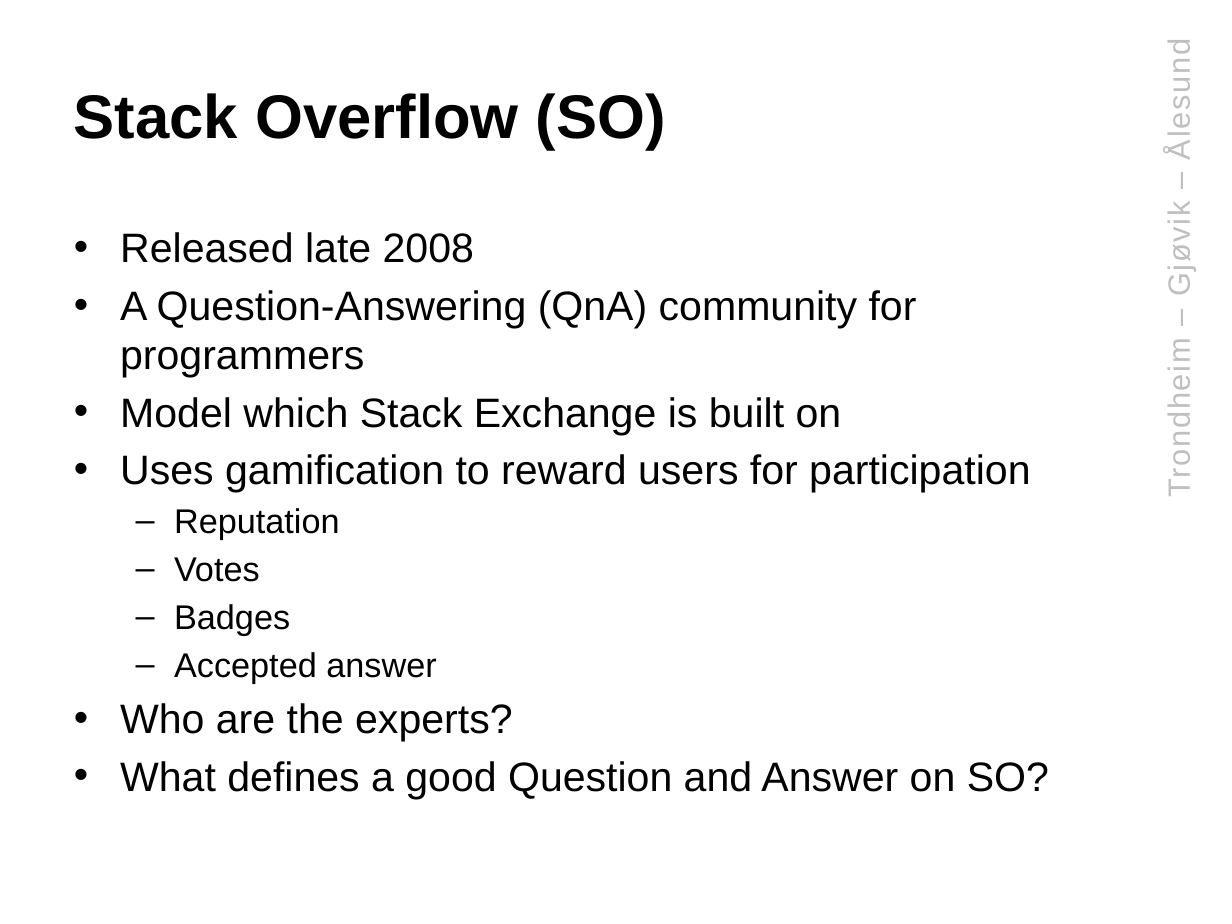
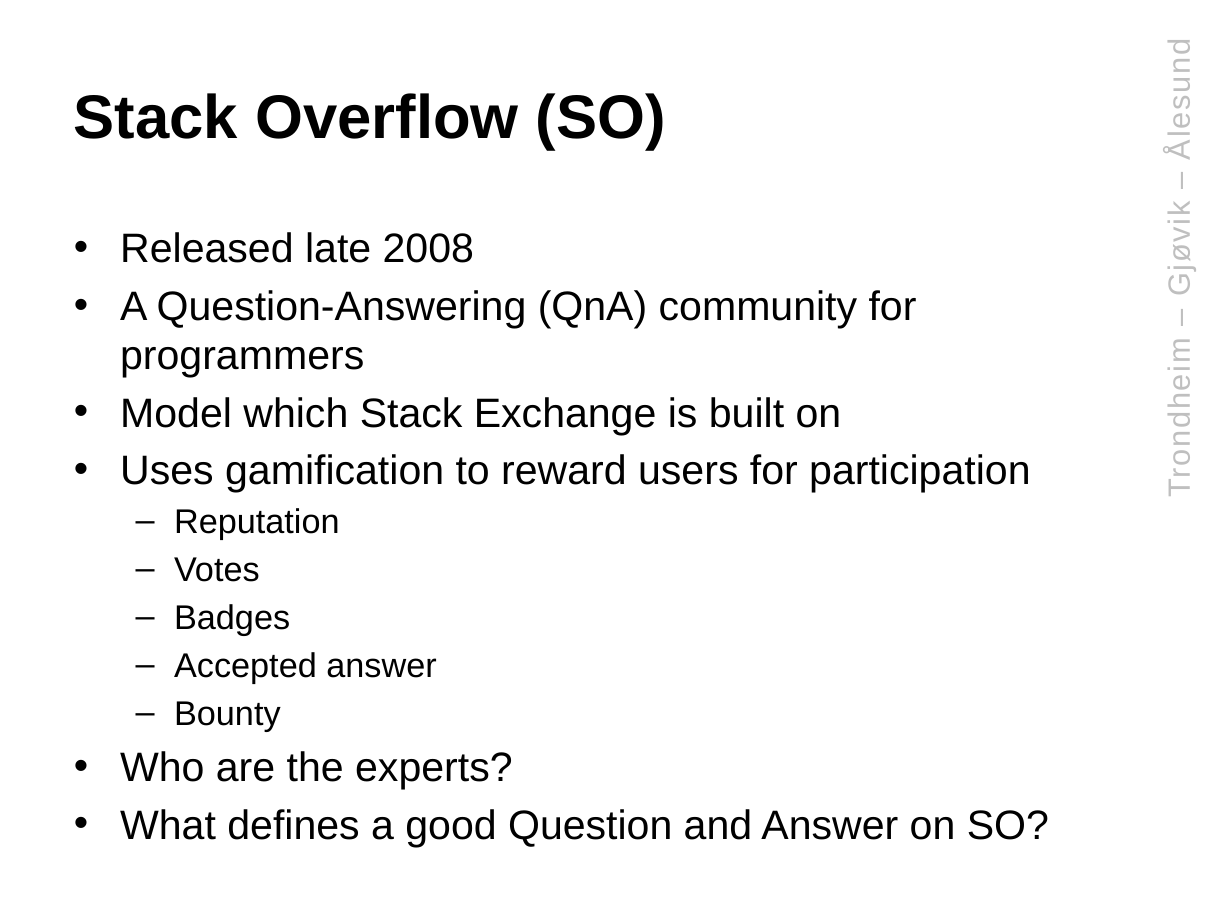
Before and after one commit to klAndersen/IMT4904_Msc_Presentation, a slide deck: slide 3 of IMT4904_Msc_Presentation.pptx. Drawn at 1232x924 pixels with LibreOffice and Linux fonts; fonts in the diff are those of the drawing; background and template pictures are left out. Boxes give left, top, right and bottom in pixels: in the first picture for what was removed or moved away, otherwise in the second. Text is boxed around its words. In the diff, an @@ line names an element or a change of style, - is before the commit and + after.

Commit message:
added bounty and started on manuscript

```diff
--- a/IMT4904_Msc_Presentation.pptx
+++ b/IMT4904_Msc_Presentation.pptx
@@ text at bbox=[174, 701, 281, 732]: paragraph added @@
+  – Bounty
```
Also in this commit, not shown: 3 other files.
